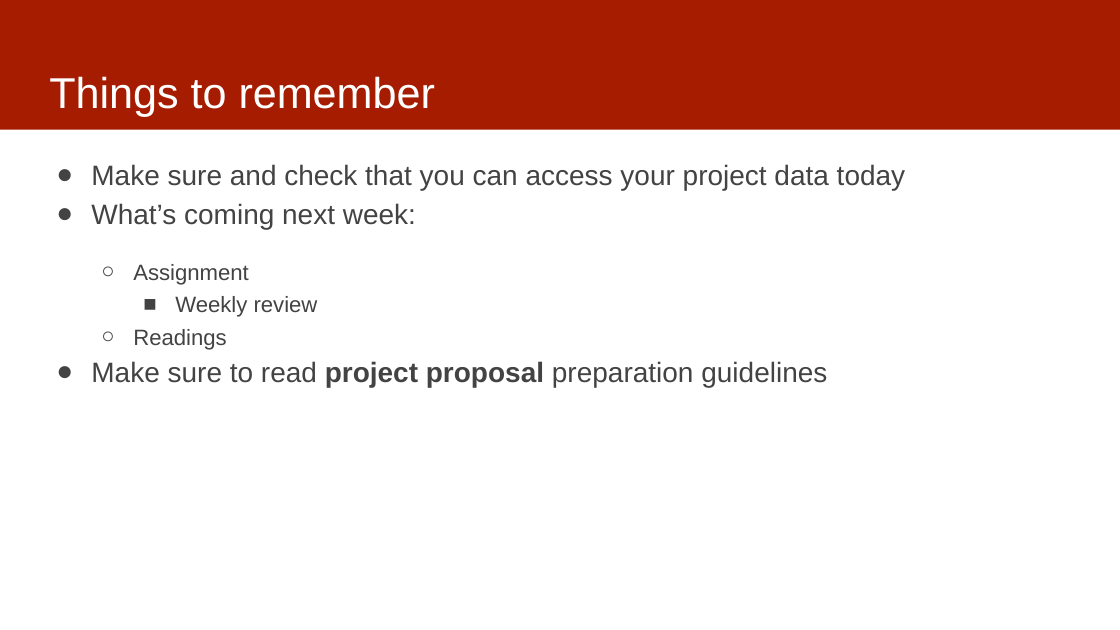
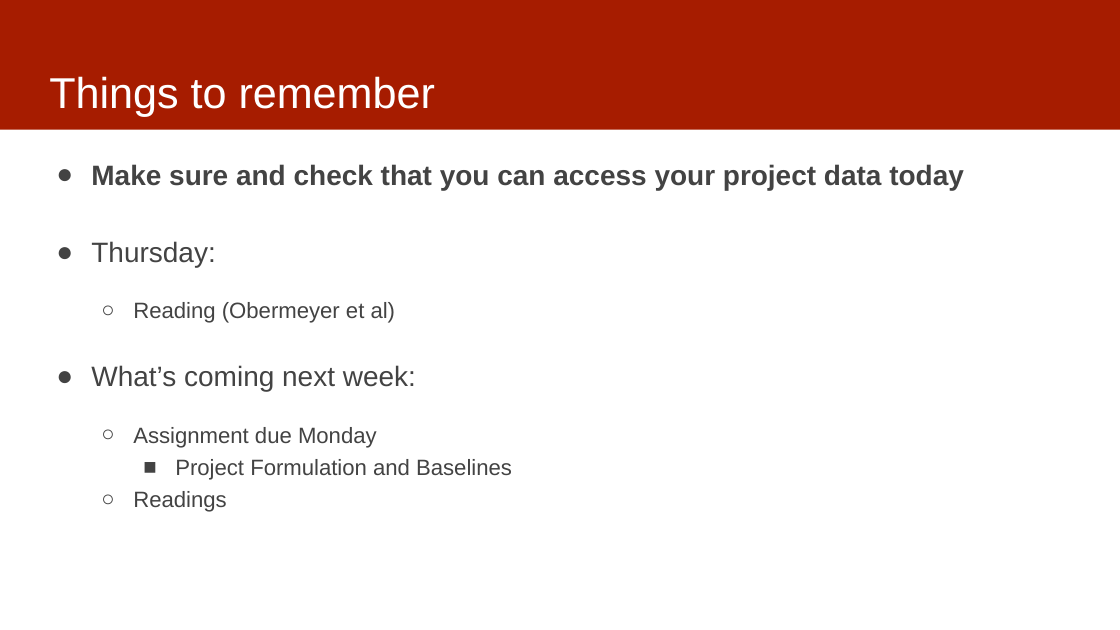
Before and after one commit to dssg/MLinPractice, a slide deck: slide 28 of Lectures/Lecture3-Data.pptx (slide 18 before the commit). Drawn at 1120x630 pixels with LibreOffice and Linux fonts; fonts in the diff are those of the drawing. Boxes give left, top, right and bottom in pixels: in the first picture for what was removed or moved away, otherwise in the second. Text is boxed around its words. In the diff, an @@ line names an element or a change of style, - is before the commit and + after.

Commit message:
data acquisition slides updates

```diff
--- a/Lectures/Lecture3-Data.pptx
+++ b/Lectures/Lecture3-Data.pptx
@@ text at [91, 164, 964, 190]: bold on in "Make sure and check that you can ..." @@
@@ text at [91, 241, 396, 323]: paragraphs added @@
+● Thursday:
+  ○ Reading (Obermeyer et al)
@@ text at [91, 361, 827, 387]: paragraph removed @@
-● Make sure to read project proposal preparation guidelines
@@ text at [133, 427, 512, 480]: text changed @@
-  ○ Assignment
-    ■ Weekly review
+  ○ Assignment due Monday
+    ■ Project Formulation and Baselines
```
Also in this commit, not shown: 2 other slides changed, 10 slides added.
